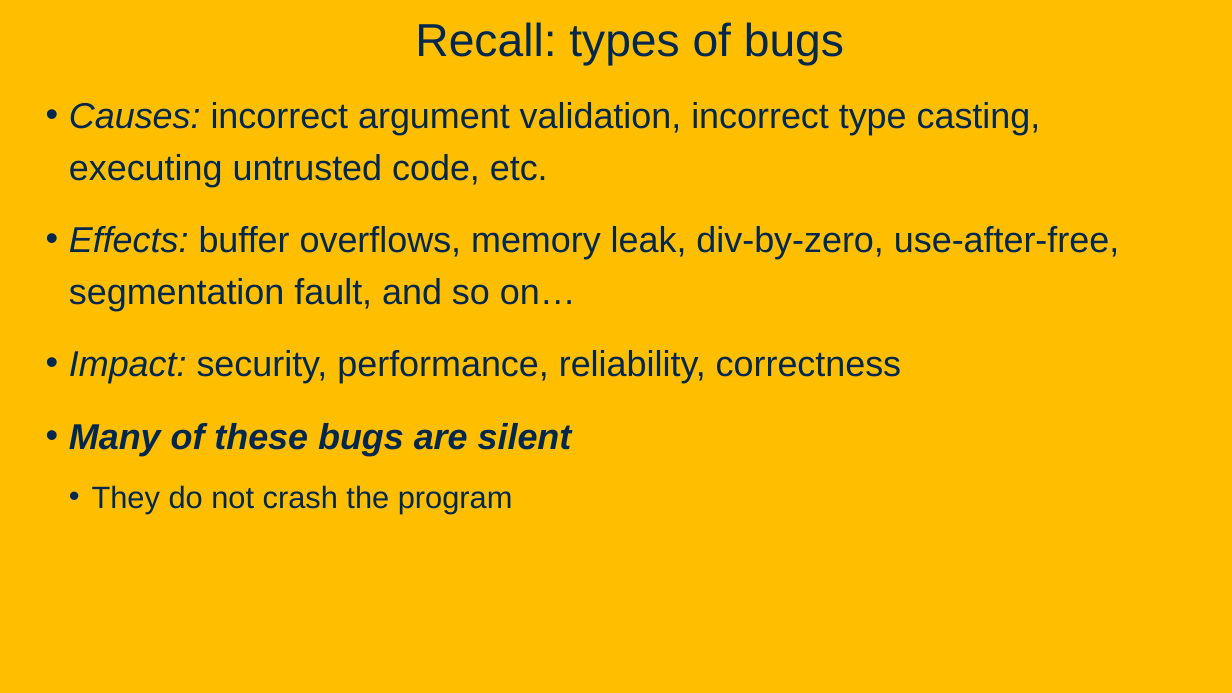
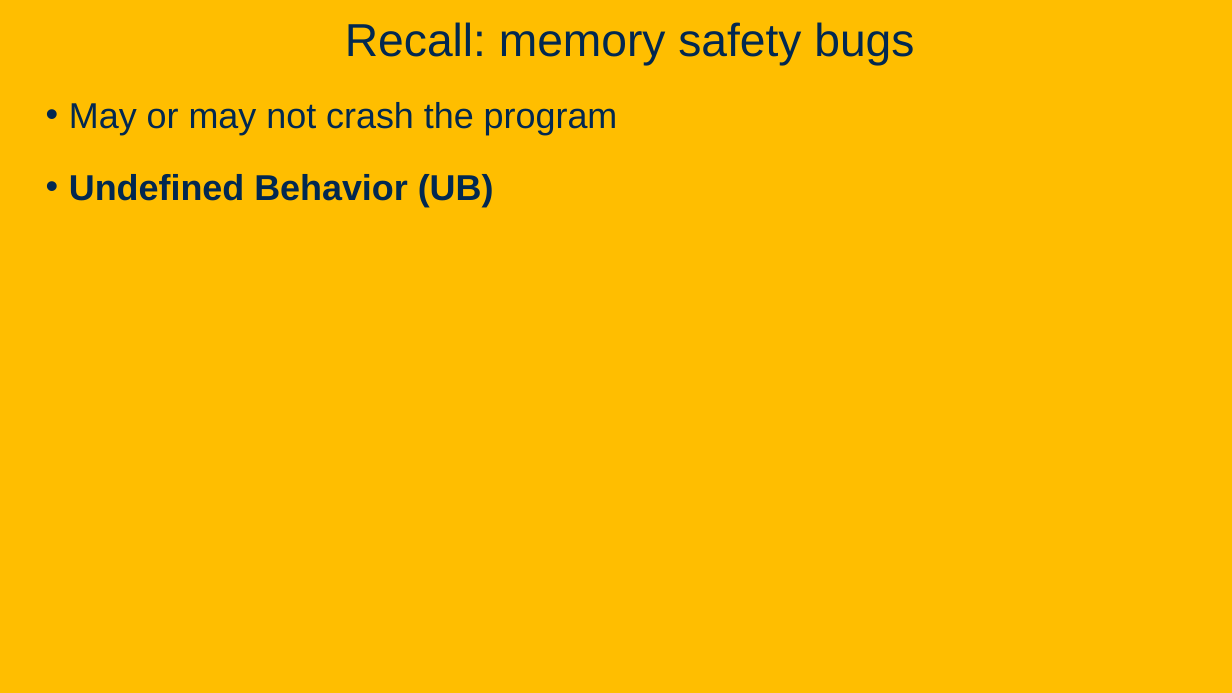
Before and after one commit to davsec-teaching/ECS160-Winter2025, a slide deck: slide 34 of slides/10_fuzzing.pptx (slide 17 before the commit). Drawn at 1232x693 pixels with LibreOffice and Linux fonts; fonts in the diff are those of the drawing; background and template pictures are left out. Boxes give left, top, right and bottom in pixels: in the first picture for what was removed or moved away, otherwise in the second. Text is boxed around its words. In the diff, an @@ line names an element or a change of style, - is before the commit and + after.

```diff
--- a/slides/10_fuzzing.pptx
+++ b/slides/10_fuzzing.pptx
@@ title at (345, 22, 914, 66): text changed @@
-Recall: types of bugs
+Recall: memory safety bugs
@@ text at (69, 102, 618, 207): text changed @@
-• Causes: incorrect argument validation, incorrect type casting, executing untrusted code, etc.
-• Effects: buffer overflows, memory leak, div-by-zero, use-after-free, segmentation fault, and so on…
-• Impact: security, performance, reliability, correctness
-• Many of these bugs are silent
-  • They do not crash the program
+• May or may not crash the program
+• Undefined Behavior (UB)
```
Also in this commit, not shown: 13 other slides changed, 24 slides added, 3 slides removed.
